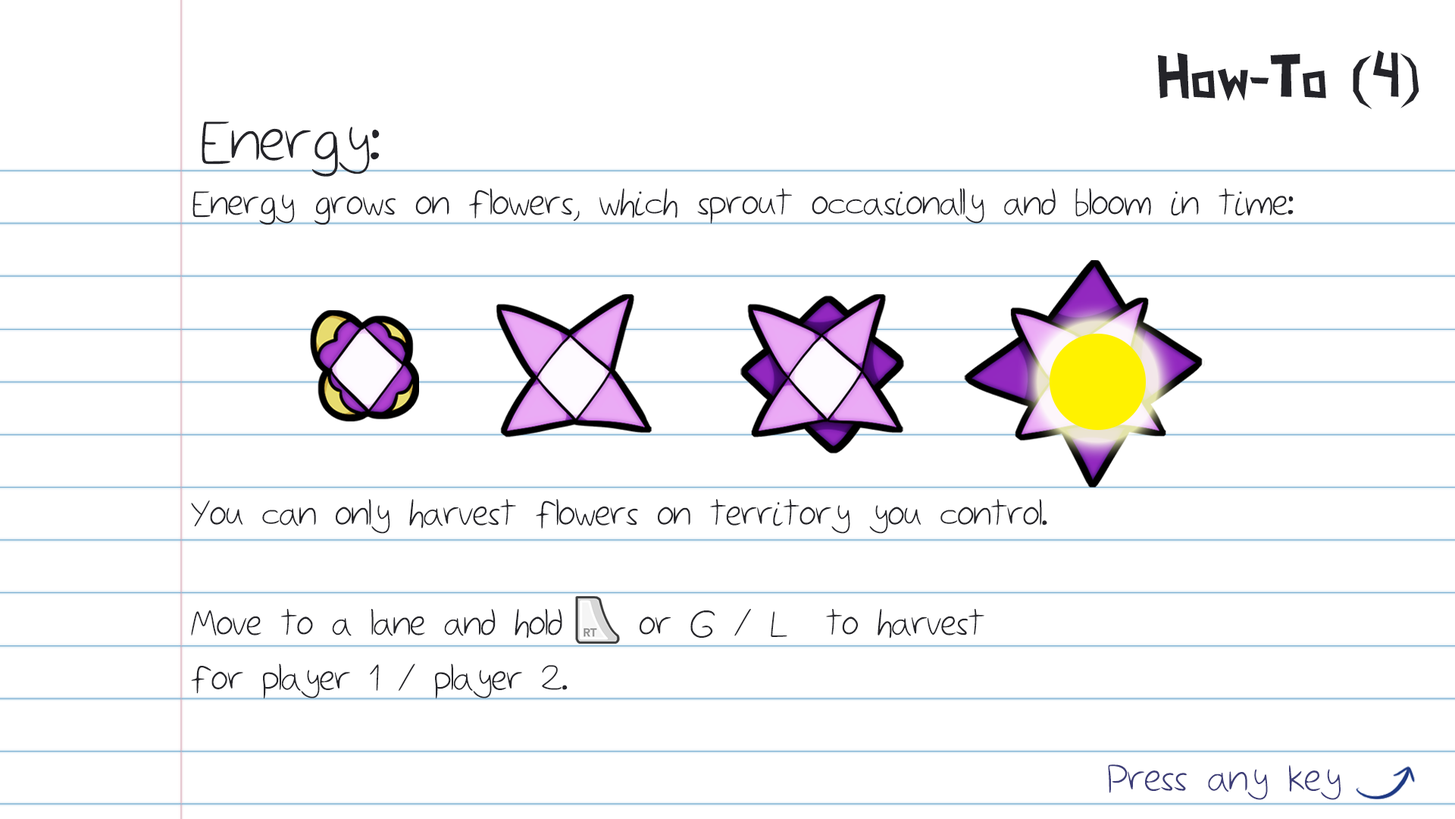
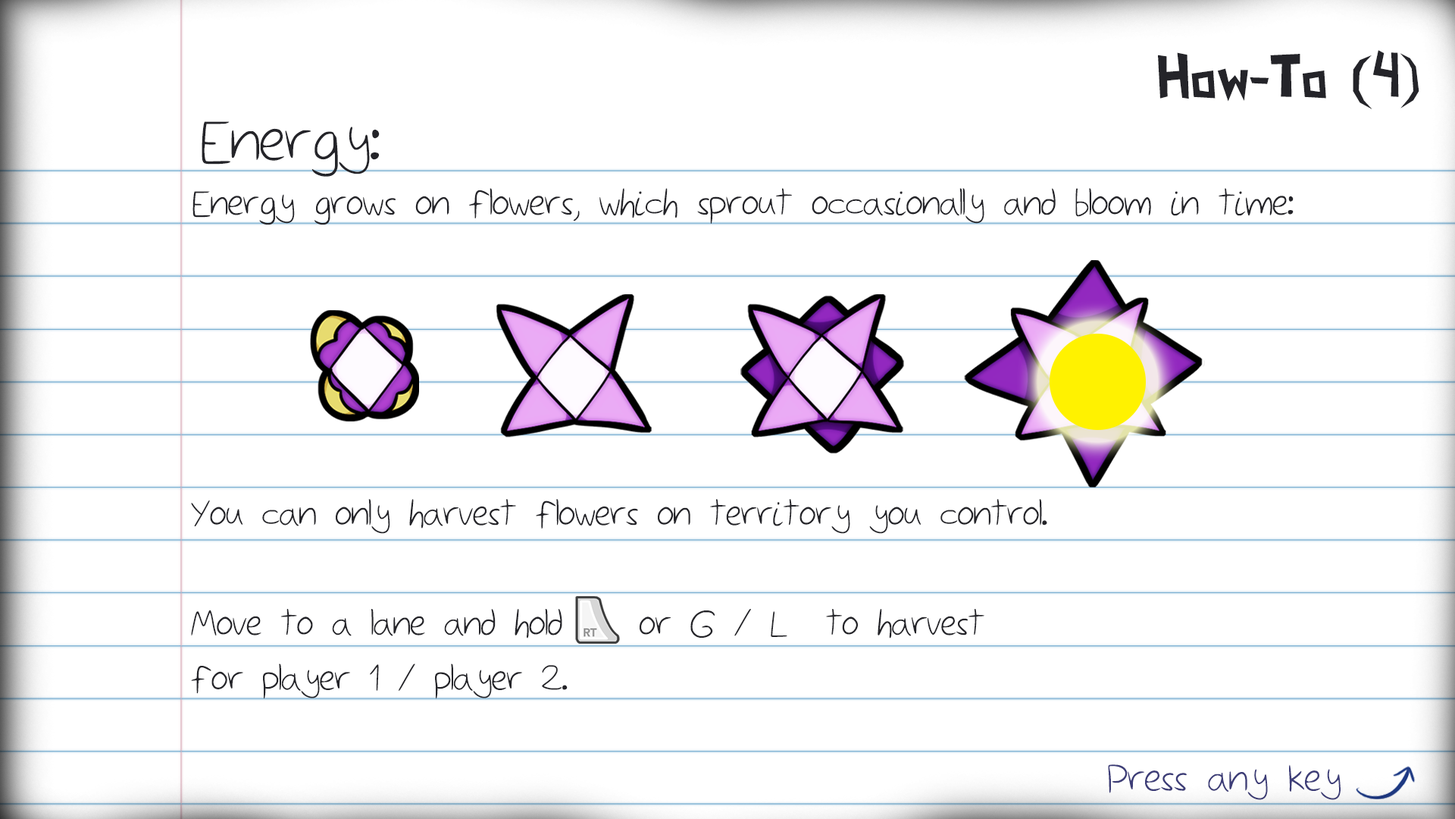
Layer changes from the first (1455, 819) image to the second:
added layer "Layer 7" above "360_RT" over [0, 0, 1455, 819]
